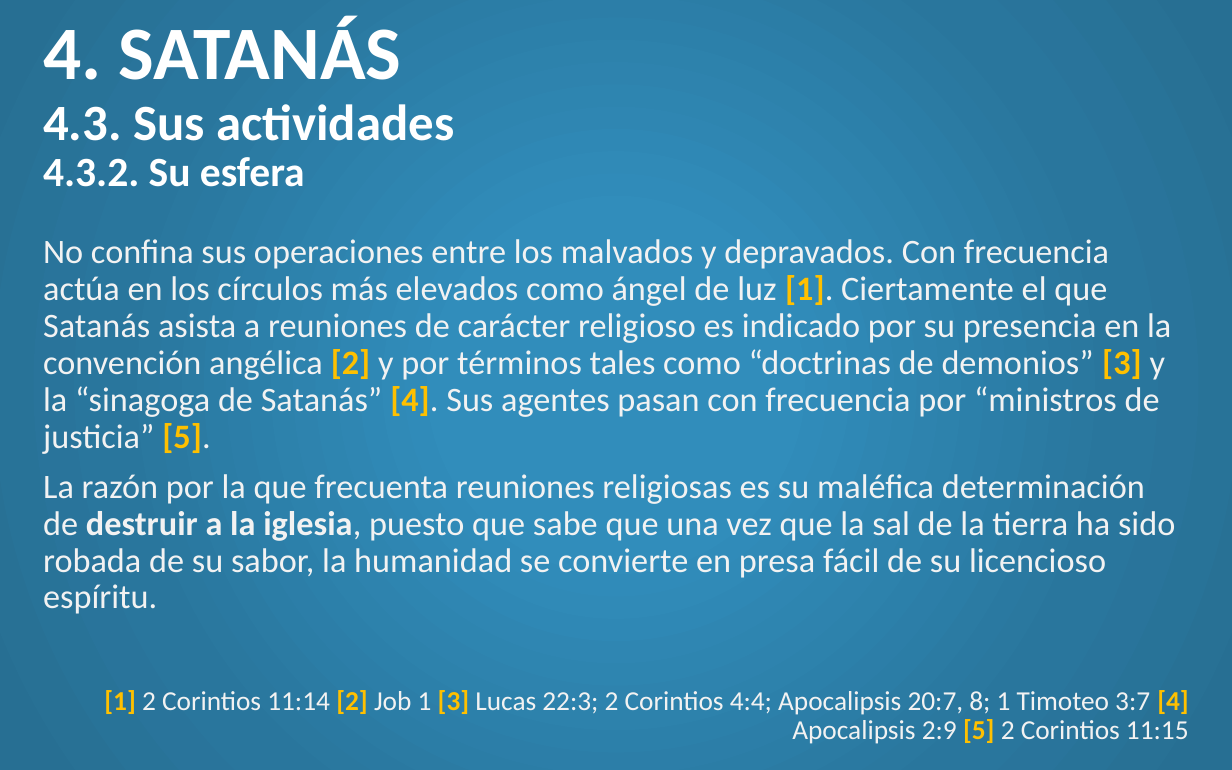
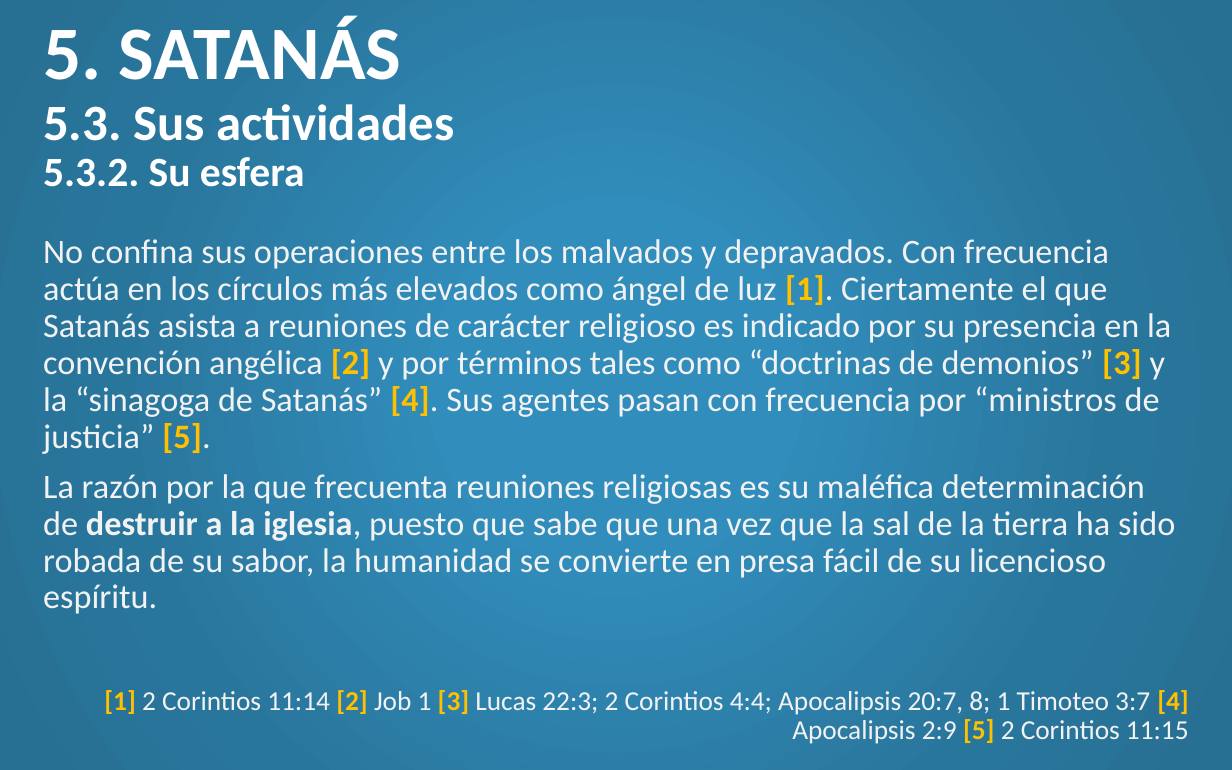
Before and after one commit to CreyTuning/documents, a slide deck: slide 35 of slideshow/Teologia Sistematica y Biblica - Myer Pearlman/Clases/5. Angeles.pptx. Drawn at 1232x770 pixels with LibreOffice and Linux fonts; fonts in the diff are those of the drawing. Boxes give left, top, right and bottom in pixels: in the first picture for what was removed or moved away, otherwise in the second. Text is boxed around its words. In the diff, an @@ line names an element or a change of style, - is before the commit and + after.

```diff
--- a/slideshow/Teologia Sistematica y Biblica - Myer Pearlman/Clases/5. Angeles.pptx
+++ b/slideshow/Teologia Sistematica y Biblica - Myer Pearlman/Clases/5. Angeles.pptx
@@ title at bbox=[43, 17, 454, 187]: text changed @@
-4. SATANÁS
-4.3. Sus actividades
-4.3.2. Su esfera
+5. SATANÁS
+5.3. Sus actividades
+5.3.2. Su esfera
```
Also in this commit, not shown: 12 other slides changed, 3 slides added, 4 other files.
